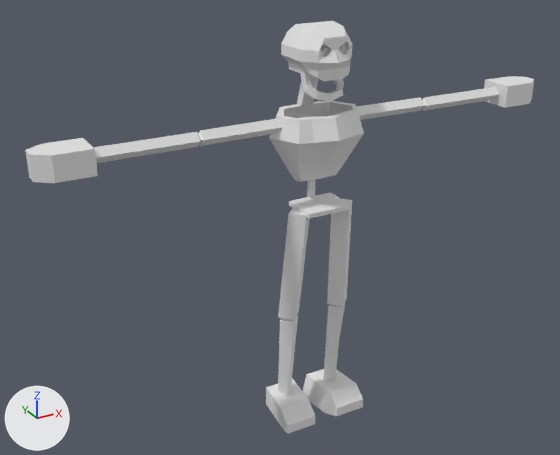
The FBX model dev/models/skel.fbx: old version first, new version second.
One viewpoint serves both versions: a camera (50 mm lens) standing at (-9.1, -14.45, 3.24) and looking at (-2.18, -1.87, -3.05). The axes (+X, +Y, +Z) are drawn at lower left. The lights are the same throughout. The older version comes first. Where no turn or scale is listed for an object, it has been applied to the vertices.

The older version as bpy lines, for what is in view:
```python
mat_material = principled_material('Material')
mat_material.base_color = (0.8, 0.8, 0.8)  # white #e7e7e7
me_cube_001 = bpy.data.meshes.new('Cube.001')
me_cube_001.from_pydata(...)  # 512 vertices, 442 faces; spans x -5.38..5.38, y -0.96..0.52, z -4.85..3.56
me_cube_001.materials.append(mat_material)  # white #e7e7e7
ob_cube = bpy.data.objects.new('Cube', me_cube_001)
ob_cube.location = (-1.57, -2.06, -2.58)
```
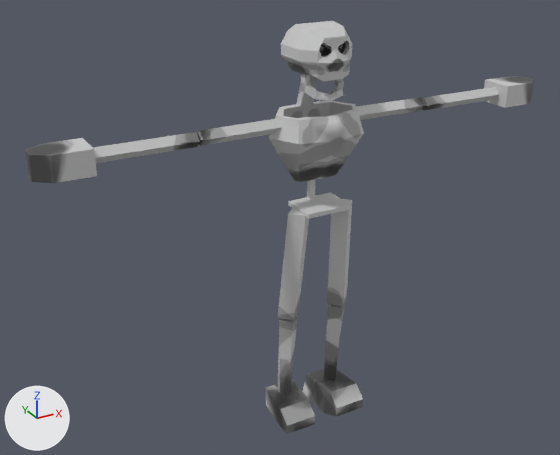
Where the newer file only moved an object's origin or applied its transform, the numbers keep the older frame.

What differs and where, as boxes (x1, y1, x2, y2) in the pictures (560 x 455 px; the box of a moved part takes in the faces that stretch with it):
'Cube', surface changed, reshaped: (25, 21, 534, 434) in both
part 1 of me_cube_001, moved or reshaped: before (278, 207, 310, 320); after (278, 208, 309, 320)
part 2 of me_cube_001, moved or reshaped: (278, 316, 298, 396) in both
part 3 of me_cube_001, moved or reshaped: (266, 379, 315, 434) in both
part 4 of me_cube_001, moved or reshaped: (93, 132, 201, 163) in both
part 5 of me_cube_001, moved or reshaped: before (25, 138, 98, 183); after (25, 138, 97, 183)
part 6 of me_cube_001, moved or reshaped: before (198, 22, 340, 218); after (198, 22, 339, 218)
part 7 of me_cube_001, surface changed: (303, 21, 534, 416) in both

Patch to the scene script:
```diff
--- a/dev/models/skel.fbx.py
+++ b/dev/models/skel.fbx.py
@@ img_skel_png @@
+img_skel_png = load_image('skel.png', '../images/skel.png', 1024, 1024, 'sRGB')
@@ mat_material @@
 mat_material = principled_material('Material')
-mat_material.base_color = (0.8, 0.8, 0.8)  # white #e7e7e7
+mat_material.texture = img_skel_png
@@ me_cube_001 @@
 # used by ob_cube; location = (-1.57, -2.06, -2.58)
-me_cube_001.from_pydata(...)  # 512 vertices, 442 faces; spans x -5.38..5.38, y -0.96..0.52, z -4.85..3.56
+me_cube_001.from_pydata(...)  # 466 vertices, 437 faces; spans x -5.39..5.38, y -0.96..0.52, z -4.85..3.56
+# me_cube_001 part 1: the loose piece of 12 vertices spanning x -0.84..-0.24, y -0.63..0.09, z -2.35..0.07 is moved by (-0.01, 0.0, 0.0)
+# me_cube_001 part 2: the loose piece of 12 vertices spanning x -0.81..-0.37, y -0.38..0.27, z -4.84..-2.34 is moved by (-0.01, 0.0, 0.0)
+# me_cube_001 part 3: the loose piece of 12 vertices spanning x -0.96..-0.04, y -0.78..0.37, z -4.85..-4.33 is moved by (-0.01, 0.0, 0.0)
+# me_cube_001 part 4: the loose piece of 12 vertices spanning x -4.67..-2.44, y -0.38..-0.09, z 1.64..1.92 is moved by (-0.01, 0.0, 0.0)
+# me_cube_001 part 5: the loose piece of 16 vertices spanning x -5.38..-4.4, y -0.59..0.1, z 1.54..2.0 is moved by (-0.01, 0.0, 0.0)
+# me_cube_001 part 6: 2 vertices moved from x -0.18..0.01, y -0.73..-0.52, z 0.05..2.42 to x -2.47..-0.53, y -0.3..0.23, z 1.78..1.83; 190 vertices removed from x -2.47..0.01, y -0.96..0.52, z 0.05..3.56; 144 vertices added at x -2.48..-0.06, y -0.77..0.52, z 0.05..3.56
+# me_cube_001 part 7: 221 kept faces spanning x -0.01..5.38, y -0.96..0.52, z -4.85..3.56 get new texture (UV) coordinates
 me_cube_001.materials.append(mat_material)
```
